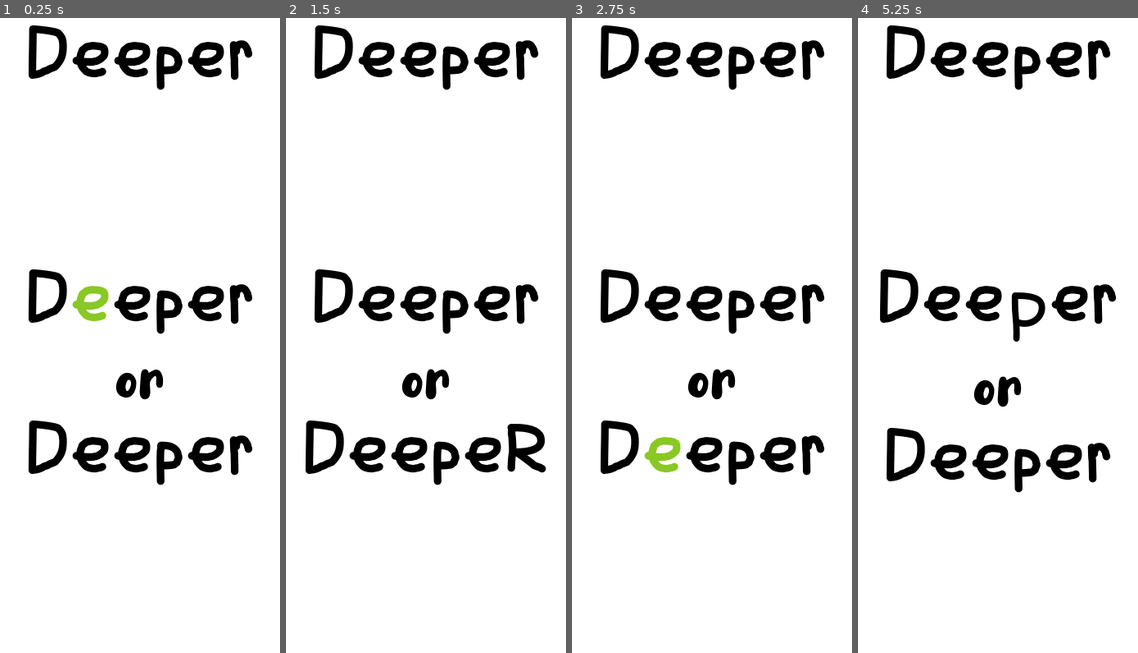
Above: before the commit, frames 1-4 (left to right).
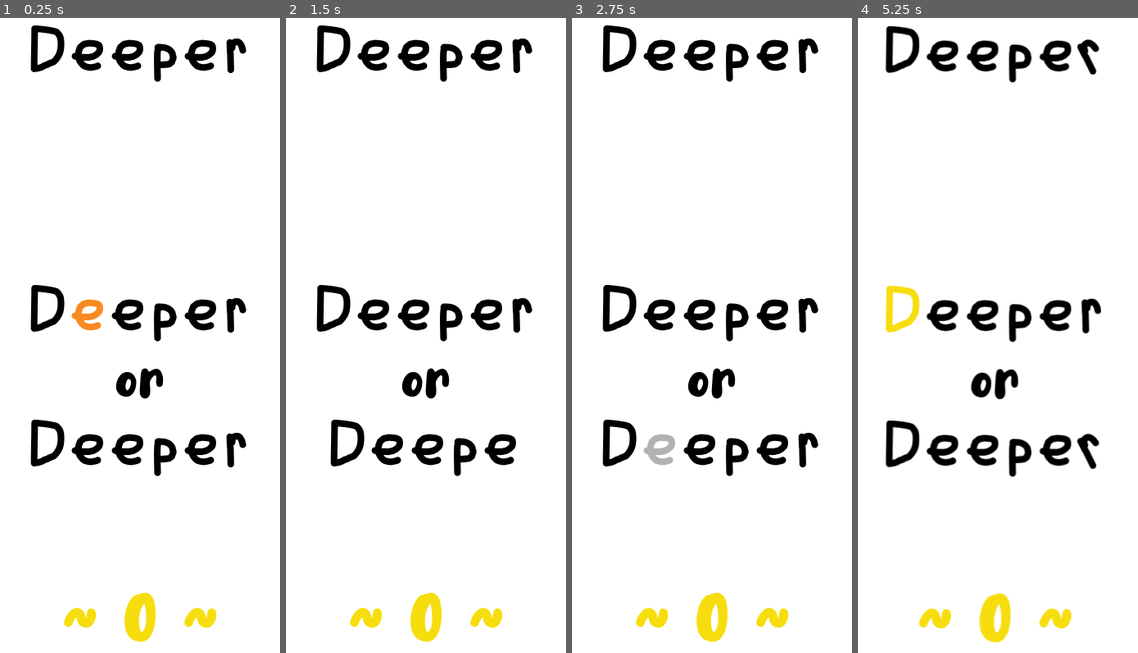
Above: after the commit, the same moments.

Repository: lucassardois/ld48
Game: Godot game, scene res://game.tscn
Same seed, same stepped clock (60 frames per second), same inputs: the game is played once before the commit and once after it.
Inputs (mouse positions are in pixels of both pictures, inside the frame that each line leads up to):
- Up to frame 1 (0.25 s): no input
- Up to frame 2 (1.5 s): tap Enter at 0.5 s; move the mouse to (498, 303) at 0.52 s; click (498, 303) at 0.67 s; tap R (debug_restart) at 1.25 s; move the mouse to (361, 367) at 1.27 s; click (361, 367) at 1.42 s
- Up to frame 3 (2.75 s): tap R (debug_restart) at 2 s; move the mouse to (745, 189) at 2.02 s; click (745, 189) at 2.17 s
- Up to frame 4 (5.25 s): tap R (debug_restart) at 2.75, 3.5, 4.25 s; move the mouse to (981, 462) at 2.77 s; click (981, 462) at 2.92 s; move the mouse to (1096, 430) at 3.52 s; click (1096, 430) at 3.67 s; move the mouse to (900, 233) at 4.27 s; click (900, 233) at 4.42 s; move the mouse to (1014, 335) at 5.02 s; click (1014, 335) at 5.17 s

The runs differ from the first frame. In frame 1, 9.4% of the frame differs, in the area x 10-91%, y 1-99%; in frame 2, 10%; in frame 3, 9.4%; in frame 4, 11%, in the area x 7-93%, y 1-99%.

Commit message:
Game base is there
Need to add details

Diff:
--- /dev/null
+++ b/cemera.gd
@@ -0,0 +1,30 @@
+extends Camera2D
+
+
+var shake = false
+var shake_magnitude = null
+var saved_offset = null
+var shake_timer = null
+
+
+func start_shake(duration, magnitude):
+	shake = true
+	shake_magnitude = magnitude
+	saved_offset = offset
+	shake_timer = Timer.new()
+	add_child(shake_timer)
+	shake_timer.start(duration)
+	shake_timer.connect("timeout", self, "_shake_timer_timeout")
+
+
+func _process(_delta):
+	if shake:
+		offset = saved_offset
+		var ofx = rand_range(-1.0, 1.0) * shake_magnitude
+		var ofy = rand_range(-1.0, 1.0) * shake_magnitude
+		offset += Vector2(ofx, ofy)
+
+
+func _shake_timer_timeout():
+	shake = false
+	offset = saved_offset
--- a/deeper.gd
+++ b/deeper.gd
@@ -1,5 +1,4 @@
-extends HBoxContainer
-
+extends Control
 
 
 func get_letters():
@@ -7,7 +6,7 @@
 
 
 func text_length():
-	return get_letters().size()
+	return get_child_count()
 
 
 func random_letter():
--- a/deeper.tscn
+++ b/deeper.tscn
@@ -4,98 +4,161 @@
 [ext_resource path="res://deeper.gd" type="Script" id=2]
 
 [sub_resource type="DynamicFont" id=1]
-size = 80
+size = 70
 use_mipmaps = true
 use_filter = true
 font_data = ExtResource( 1 )
 
 [sub_resource type="DynamicFont" id=2]
-size = 80
+size = 70
 use_mipmaps = true
 use_filter = true
 font_data = ExtResource( 1 )
 
 [sub_resource type="DynamicFont" id=3]
-size = 80
+size = 70
 use_mipmaps = true
 use_filter = true
 font_data = ExtResource( 1 )
 
 [sub_resource type="DynamicFont" id=4]
-size = 80
+size = 70
 use_mipmaps = true
 use_filter = true
 font_data = ExtResource( 1 )
 
 [sub_resource type="DynamicFont" id=5]
-size = 80
+size = 70
 use_mipmaps = true
 use_filter = true
 font_data = ExtResource( 1 )
 
 [sub_resource type="DynamicFont" id=6]
-size = 80
+size = 70
 use_mipmaps = true
 use_filter = true
 font_data = ExtResource( 1 )
 
 [node name="Deeper" type="HBoxContainer"]
 anchor_right = 1.0
-margin_bottom = 97.0
+margin_bottom = 70.0
 script = ExtResource( 2 )
 __meta__ = {
 "_edit_use_anchors_": false
 }
 
-[node name="D" type="Label" parent="."]
-margin_top = 8.0
-margin_right = 51.0
-margin_bottom = 88.0
+[node name="Control" type="Control" parent="."]
+margin_right = 45.0
+margin_bottom = 80.0
+rect_min_size = Vector2( 45, 80 )
+mouse_filter = 1
+
+[node name="D" type="Label" parent="Control"]
+anchor_right = 1.0
+margin_bottom = 70.0
+mouse_filter = 1
 custom_fonts/font = SubResource( 1 )
 custom_colors/font_color = Color( 0, 0, 0, 1 )
 text = "D"
+align = 1
+__meta__ = {
+"_edit_use_anchors_": false
+}
 
-[node name="e1" type="Label" parent="."]
-margin_left = 55.0
-margin_top = 8.0
-margin_right = 102.0
-margin_bottom = 88.0
+[node name="Control2" type="Control" parent="."]
+margin_left = 49.0
+margin_right = 94.0
+margin_bottom = 80.0
+rect_min_size = Vector2( 45, 80 )
+mouse_filter = 1
+
+[node name="e1" type="Label" parent="Control2"]
+anchor_right = 1.0
+margin_bottom = 70.0
+mouse_filter = 1
 custom_fonts/font = SubResource( 2 )
 custom_colors/font_color = Color( 0, 0, 0, 1 )
 text = "e"
+align = 1
+__meta__ = {
+"_edit_use_anchors_": false
+}
 
-[node name="e2" type="Label" parent="."]
-margin_left = 106.0
-margin_top = 8.0
-margin_right = 153.0
-margin_bottom = 88.0
+[node name="Control3" type="Control" parent="."]
+margin_left = 98.0
+margin_right = 143.0
+margin_bottom = 80.0
+rect_min_size = Vector2( 45, 80 )
+mouse_filter = 1
+
+[node name="e2" type="Label" parent="Control3"]
+anchor_right = 1.0
+margin_bottom = 70.0
+mouse_filter = 1
 custom_fonts/font = SubResource( 3 )
 custom_colors/font_color = Color( 0, 0, 0, 1 )
 text = "e"
+align = 1
+__meta__ = {
+"_edit_use_anchors_": false
+}
 
-[node name="p" type="Label" parent="."]
-margin_left = 157.0
-margin_top = 8.0
-margin_right = 192.0
-margin_bottom = 88.0
+[node name="Control4" type="Control" parent="."]
+margin_left = 147.0
+margin_right = 187.0
+margin_bottom = 80.0
+rect_min_size = Vector2( 40, 70 )
+mouse_filter = 1
+
+[node name="p" type="Label" parent="Control4"]
+anchor_right = 1.0
+margin_bottom = 70.0
+mouse_filter = 1
 custom_fonts/font = SubResource( 4 )
 custom_colors/font_color = Color( 0, 0, 0, 1 )
 text = "p"
+align = 1
+__meta__ = {
+"_edit_use_anchors_": false
+}
 
-[node name="e3" type="Label" parent="."]
-margin_left = 196.0
-margin_top = 8.0
-margin_right = 243.0
-margin_bottom = 88.0
+[node name="Control5" type="Control" parent="."]
+margin_left = 191.0
+margin_right = 236.0
+margin_bottom = 80.0
+rect_min_size = Vector2( 45, 70 )
+mouse_filter = 1
+
+[node name="e3" type="Label" parent="Control5"]
+anchor_right = 1.0
+margin_left = -4.0
+margin_right = -4.0
+margin_bottom = 70.0
+mouse_filter = 1
 custom_fonts/font = SubResource( 5 )
 custom_colors/font_color = Color( 0, 0, 0, 1 )
 text = "e"
+align = 1
+__meta__ = {
+"_edit_use_anchors_": false
+}
 
-[node name="r" type="Label" parent="."]
-margin_left = 247.0
-margin_top = 8.0
-margin_right = 276.0
-margin_bottom = 88.0
+[node name="Control6" type="Control" parent="."]
+margin_left = 240.0
+margin_right = 270.0
+margin_bottom = 80.0
+rect_min_size = Vector2( 30, 70 )
+mouse_filter = 1
+
+[node name="r" type="Label" parent="Control6"]
+anchor_right = 1.0
+margin_right = -20.0
+margin_bottom = 70.0
+mouse_filter = 1
 custom_fonts/font = SubResource( 6 )
 custom_colors/font_color = Color( 0, 0, 0, 1 )
 text = "r"
+align = 1
+__meta__ = {
+"_edit_use_anchors_": false
+}
--- a/game.gd
+++ b/game.gd
@@ -1,10 +1,14 @@
 extends MarginContainer
 
+onready var camera = $Camera2D
 onready var deeper_header = $VBoxContainer/MarginContainer/CenterContainer/Deeper
 onready var deeper1 = $VBoxContainer/MarginContainer1/CenterContainer/Deeper
 onready var deeper2 = $VBoxContainer/MarginContainer2/CenterContainer/Deeper
-
-var count = 0
+onready var or2 = $VBoxContainer/RichTextLabelOr2
+onready var deeper3 = $VBoxContainer/MarginContainer3/CenterContainer/Deeper
+onready var label_score = $VBoxContainer/RichTextLabelScore
+
+var score = 0
 
 onready var deepers = [deeper1, deeper2]
 var correct_deeper = null
@@ -15,15 +19,27 @@
 	"case",
 	"color",
 	"font",
+	"alpha",
+	"rotate"
 ]
 
+
+
 func _ready():
+	randomize()
 	next(true)
 
 
-func next(first):
-	# Use correct prop as next header header
-	if not first:
+func next(start):
+	var deeper3_visible = deeper3.get_parent().get_parent().visible
+
+	if score == 10 - 1 and not deeper3_visible:
+		or2.visible = true
+		deeper3.get_parent().get_parent().visible = true
+		deeper3_visible = true
+
+	# Use correct prop as next header
+	if not start:
 		var header_scene = PackedScene.new()
 		header_scene.pack(correct_deeper)
 		var new_header = header_scene.instance()
@@ -36,29 +52,43 @@
 	# Replace all props with the default header
 	var header_scene = PackedScene.new()
 	header_scene.pack(deeper_header)
+
 	var new_deeper1 = header_scene.instance()
 	var p1 = deeper1.get_parent()
 	p1.remove_child(deeper1)
 	p1.add_child(new_deeper1)
 	new_deeper1.set_owner(p1)
+
 	var new_deeper2 = header_scene.instance()
 	var p2 = deeper2.get_parent()
 	p2.remove_child(deeper2)
 	p2.add_child(new_deeper2)
 	new_deeper2.set_owner(p2)
-
 	deeper1 = $VBoxContainer/MarginContainer1/CenterContainer/Deeper
 	deeper2 = $VBoxContainer/MarginContainer2/CenterContainer/Deeper
-	deepers = [deeper1, deeper2]
-
-	# Next prop
+
+	if deeper3_visible:
+		var new_deeper3 = header_scene.instance()
+		var p3 = deeper3.get_parent()
+		p3.remove_child(deeper3)
+		p3.add_child(new_deeper3)
+		new_deeper3.set_owner(p3)
+		deeper3 = $VBoxContainer/MarginContainer3/CenterContainer/Deeper
+		deepers = [deeper1, deeper2, deeper3]
+	else:
+		deepers = [deeper1, deeper2]
+
+	# Next
 	var deeper = random_deeper()
 	if deeper == deeper1:
 		correct_deeper = deeper1
-		incorrect_deeper = deeper2
-	else:
+		incorrect_deeper = [deeper2, deeper3]
+	elif deeper == deeper2:
 		correct_deeper = deeper2
-		incorrect_deeper = deeper1
+		incorrect_deeper = [deeper1, deeper3]
+	else:
+		correct_deeper = deeper3
+		incorrect_deeper = [deeper1, deeper2]
 
 	var change_header = randi() % 2
 	if change_header:
@@ -74,11 +104,25 @@
 		new_deeper.set_owner(parent)
 
 		correct_deeper = new_deeper
-	else:
-		diff(incorrect_deeper)
+		if incorrect_deeper.size() > 1:
+			var rid = incorrect_deeper[randi() % incorrect_deeper.size()]
+			diff(rid)
+	else:
+		for d in incorrect_deeper:
+			diff(d)
 
 	deeper1 = $VBoxContainer/MarginContainer1/CenterContainer/Deeper
 	deeper2 = $VBoxContainer/MarginContainer2/CenterContainer/Deeper
+
+	if deeper3_visible:
+		deeper3 = $VBoxContainer/MarginContainer3/CenterContainer/Deeper
+
+	if not start:
+		score = score + 1
+		label_score.clear()
+		label_score.push_align(RichTextLabel.ALIGN_CENTER)
+		label_score.add_text("~ " + String(score) + " ~")
+		label_score.play_animation()
 
 
 func _input(event):
@@ -99,17 +143,19 @@
 
 
 func random_letter():
-	var letters = ["D", "d", "E", "e", "E", "e", "P", "p", "R", "r"]
+	var letters = ["D", "d", "E", "e", "E", "e", "P", "p", "E", "e", "R", "r"]
 	return letters[randi() % letters.size()]
 
 
 func random_color():
 	var colors = [
-		Color("#FF595E"),
-		Color("#FFCA3A"),
-		Color("#8AC926"),
-		Color("#1982C4"),
-		Color("#6A4C93"),
+		Color("#ff8bb8"),
+		Color("#dc3839"),
+		Color("#fa8b22"),
+		Color("#f7de0f"),
+		Color("#9cc841"),
+		Color("#019db6"),
+		Color("#5d4486"),
 		Color.black
 	]
 	return colors[randi() % colors.size()]
@@ -120,8 +166,19 @@
 		"res://assets/Wobbly font.ttf",
 		"res://assets/friendlyscribbles.ttf",
 		"res://assets/BadComic-Regular.ttf",
+		"res://assets/Kurland.ttf",
 	]
 	return font_paths[randi() % font_paths.size()]
+
+
+func random_alpha():
+	var alphas = [0.3, 0.6, 1]
+	return alphas[randi() % alphas.size()]
+
+
+func random_rotation():
+	var rotations = [-50, -25, 0, 25, 50]
+	return rotations[randi() % rotations.size()]
 
 
 func diff(deeper):
@@ -139,31 +196,32 @@
 				"add":
 					var letter = deeper.random_letter()
 					var new_letter = letter.duplicate()
-					new_letter.text = random_letter()
+					new_letter.get_child(0).text = random_letter()
 					deeper.add_child(new_letter)
 					var pos = letter.get_position_in_parent()
 					deeper.move_child(new_letter, pos + 1)
 					new_letter.set_owner(deeper)
+					new_letter.get_child(0).set_owner(deeper)
 				"remove":
 					var letter = deeper.random_letter()
 					deeper.remove_child(letter)
 					letter.queue_free()
 		"case":
-			var letter = deeper.random_letter()
+			var letter = deeper.random_letter().get_child(0)
 			var case = letter.text
 			if case == case.to_upper():
 				letter.text = case.to_lower()
 			else:
 				letter.text = case.to_upper()
 		"color":
-			var letter = deeper.random_letter()
+			var letter = deeper.random_letter().get_child(0)
 			var current_color = letter.get("custom_colors/font_color")
 			var color = random_color()
 			while current_color == color:
 				color = random_color()
 			letter.add_color_override("font_color", color)
 		"font":
-			var letter = deeper.random_letter()
+			var letter = deeper.random_letter().get_child(0)
 			var current_color = letter.get("custom_colors/font_color")
 			var current_font = letter.get("custom_fonts/font")
 			var current_font_path = current_font.font_data
@@ -174,28 +232,51 @@
 
 			var dynfont = DynamicFont.new()
 			dynfont.font_data = font_path
-			dynfont.size = 80
+			dynfont.size = 70
 			letter.add_font_override("font", dynfont)
 			letter.add_color_override("font_color", current_color)
+		"alpha":
+			var letter = deeper.random_letter().get_child(0)
+			var current_color = letter.get("custom_colors/font_color")
+
+			var new_alpha = random_alpha()
+			while abs(new_alpha - current_color.a) < 0.2:
+				new_alpha = random_alpha()
+
+			current_color.a = new_alpha
+			letter.add_color_override("font_color", current_color)
+		"rotate":
+			var letter = deeper.random_letter().get_child(0)
+			var new_rotation = random_rotation()
+			if new_rotation == letter.rect_rotation:
+				new_rotation = random_rotation()
+
+			letter.rect_pivot_offset = letter.rect_size / 2
+			letter.rect_rotation = new_rotation
 		_:
 			print("not implemented")
 
 
-func _on_MarginContainer1_gui_input(event):
+func _on_deeper1_gui_input(event):
 	if event is InputEventMouseButton:
 		if event.pressed:
 			answer(deeper1)
 
 
-func _on_MarginContainer2_gui_input(event):
+func _on_deeper2_gui_input(event):
 	if event is InputEventMouseButton:
 		if event.pressed:
 			answer(deeper2)
 
 
+func _on_deeper3_gui_input(event):
+	if event is InputEventMouseButton:
+		if event.pressed:
+			answer(deeper3)
+
+
 func answer(selected_deeper):
 	if selected_deeper == correct_deeper:
-		print("correct!")
 		next(false)
 	else:
-		print("failed!")
+		camera.start_shake(0.25, 4)
--- a/game.tscn
+++ b/game.tscn
@@ -1,14 +1,39 @@
-[gd_scene load_steps=5 format=2]
+[gd_scene load_steps=8 format=2]
 
 [ext_resource path="res://game.gd" type="Script" id=1]
 [ext_resource path="res://deeper.tscn" type="PackedScene" id=2]
 [ext_resource path="res://assets/No Virus.ttf" type="DynamicFontData" id=3]
+[ext_resource path="res://cemera.gd" type="Script" id=4]
 
 [sub_resource type="DynamicFont" id=2]
 size = 64
 use_mipmaps = true
 use_filter = true
 font_data = ExtResource( 3 )
+
+[sub_resource type="DynamicFont" id=4]
+size = 100
+use_mipmaps = true
+use_filter = true
+font_data = ExtResource( 3 )
+
+[sub_resource type="GDScript" id=3]
+script/source = "extends RichTextLabel
+
+var tween = null
+
+
+func _ready():
+	rect_pivot_offset = rect_size / 2
+	tween = Tween.new()
+	add_child(tween)
+
+
+func play_animation():
+	tween.interpolate_property(self, \"rect_scale\", Vector2(1.5, 1.5),
+			Vector2.ONE, 0.2, Tween.TRANS_SINE, Tween.EASE_OUT)
+	tween.start()
+"
 
 [node name="MarginContainer" type="MarginContainer"]
 margin_right = 400.0
@@ -35,44 +60,45 @@
 
 [node name="Deeper" parent="VBoxContainer/MarginContainer/CenterContainer" instance=ExtResource( 2 )]
 anchor_right = 0.0
-margin_left = 62.0
-margin_right = 338.0
+margin_left = 65.0
+margin_right = 335.0
 margin_bottom = 80.0
 
 [node name="Control1" type="Control" parent="VBoxContainer"]
 margin_top = 109.0
 margin_right = 400.0
-margin_bottom = 293.0
+margin_bottom = 307.0
 size_flags_horizontal = 3
 size_flags_vertical = 3
+size_flags_stretch_ratio = 2.0
 __meta__ = {
 "_edit_use_anchors_": false
 }
 
 [node name="MarginContainer1" type="MarginContainer" parent="VBoxContainer"]
-margin_top = 297.0
+margin_top = 311.0
 margin_right = 400.0
-margin_bottom = 427.0
-mouse_default_cursor_shape = 2
+margin_bottom = 426.0
 custom_constants/margin_top = 25
-custom_constants/margin_bottom = 25
 
 [node name="CenterContainer" type="CenterContainer" parent="VBoxContainer/MarginContainer1"]
 margin_top = 25.0
 margin_right = 400.0
-margin_bottom = 105.0
-mouse_filter = 2
+margin_bottom = 115.0
+rect_min_size = Vector2( 0, 90 )
+mouse_default_cursor_shape = 2
 
 [node name="Deeper" parent="VBoxContainer/MarginContainer1/CenterContainer" instance=ExtResource( 2 )]
 anchor_right = 0.0
-margin_left = 62.0
-margin_right = 338.0
-margin_bottom = 80.0
+margin_left = 65.0
+margin_top = 5.0
+margin_right = 335.0
+margin_bottom = 85.0
 
 [node name="RichTextLabelOr" type="RichTextLabel" parent="VBoxContainer"]
-margin_top = 431.0
+margin_top = 430.0
 margin_right = 400.0
-margin_bottom = 497.0
+margin_bottom = 496.0
 custom_fonts/normal_font = SubResource( 2 )
 custom_colors/default_color = Color( 0, 0, 0, 1 )
 bbcode_enabled = true
@@ -84,34 +110,87 @@
 }
 
 [node name="MarginContainer2" type="MarginContainer" parent="VBoxContainer"]
-margin_top = 501.0
+margin_top = 500.0
 margin_right = 400.0
-margin_bottom = 611.0
-mouse_default_cursor_shape = 2
-custom_constants/margin_top = 5
-custom_constants/margin_bottom = 25
+margin_bottom = 590.0
 
 [node name="CenterContainer" type="CenterContainer" parent="VBoxContainer/MarginContainer2"]
-margin_top = 5.0
 margin_right = 400.0
-margin_bottom = 85.0
-mouse_filter = 2
+margin_bottom = 90.0
+rect_min_size = Vector2( 0, 90 )
+mouse_default_cursor_shape = 2
 
 [node name="Deeper" parent="VBoxContainer/MarginContainer2/CenterContainer" instance=ExtResource( 2 )]
 anchor_right = 0.0
-margin_left = 62.0
-margin_right = 338.0
-margin_bottom = 80.0
+margin_left = 65.0
+margin_top = 5.0
+margin_right = 335.0
+margin_bottom = 85.0
+
+[node name="RichTextLabelOr2" type="RichTextLabel" parent="VBoxContainer"]
+visible = false
+margin_top = 528.0
+margin_right = 400.0
+margin_bottom = 594.0
+custom_fonts/normal_font = SubResource( 2 )
+custom_colors/default_color = Color( 0, 0, 0, 1 )
+bbcode_enabled = true
+bbcode_text = "[center]or[/center]"
+text = "or"
+fit_content_height = true
+__meta__ = {
+"_edit_use_anchors_": false
+}
+
+[node name="MarginContainer3" type="MarginContainer" parent="VBoxContainer"]
+visible = false
+margin_top = 551.0
+margin_right = 400.0
+margin_bottom = 641.0
+
+[node name="CenterContainer" type="CenterContainer" parent="VBoxContainer/MarginContainer3"]
+margin_right = 400.0
+margin_bottom = 90.0
+rect_min_size = Vector2( 0, 90 )
+mouse_default_cursor_shape = 2
+
+[node name="Deeper" parent="VBoxContainer/MarginContainer3/CenterContainer" instance=ExtResource( 2 )]
+anchor_right = 0.0
+margin_left = 65.0
+margin_top = 5.0
+margin_right = 335.0
+margin_bottom = 85.0
 
 [node name="Control2" type="Control" parent="VBoxContainer"]
-margin_top = 615.0
+margin_top = 594.0
 margin_right = 400.0
-margin_bottom = 800.0
+margin_bottom = 694.0
 size_flags_horizontal = 3
 size_flags_vertical = 3
 __meta__ = {
 "_edit_use_anchors_": false
 }
 
-[connection signal="gui_input" from="VBoxContainer/MarginContainer1" to="." method="_on_MarginContainer1_gui_input"]
-[connection signal="gui_input" from="VBoxContainer/MarginContainer2" to="." method="_on_MarginContainer2_gui_input"]
+[node name="RichTextLabelScore" type="RichTextLabel" parent="VBoxContainer"]
+margin_top = 698.0
+margin_right = 400.0
+margin_bottom = 800.0
+custom_fonts/normal_font = SubResource( 4 )
+custom_colors/default_color = Color( 0.968627, 0.870588, 0.0588235, 1 )
+bbcode_enabled = true
+bbcode_text = "[center]~ 0 ~[/center]"
+text = "~ 0 ~"
+fit_content_height = true
+script = SubResource( 3 )
+__meta__ = {
+"_edit_use_anchors_": false
+}
+
+[node name="Camera2D" type="Camera2D" parent="."]
+offset = Vector2( 200, 400 )
+current = true
+script = ExtResource( 4 )
+
+[connection signal="gui_input" from="VBoxContainer/MarginContainer1/CenterContainer" to="." method="_on_deeper1_gui_input"]
+[connection signal="gui_input" from="VBoxContainer/MarginContainer2/CenterContainer" to="." method="_on_deeper2_gui_input"]
+[connection signal="gui_input" from="VBoxContainer/MarginContainer3/CenterContainer" to="." method="_on_deeper3_gui_input"]
Binary file added: assets/Kurland.ttf
Not shown, added: export_presets.cfg
